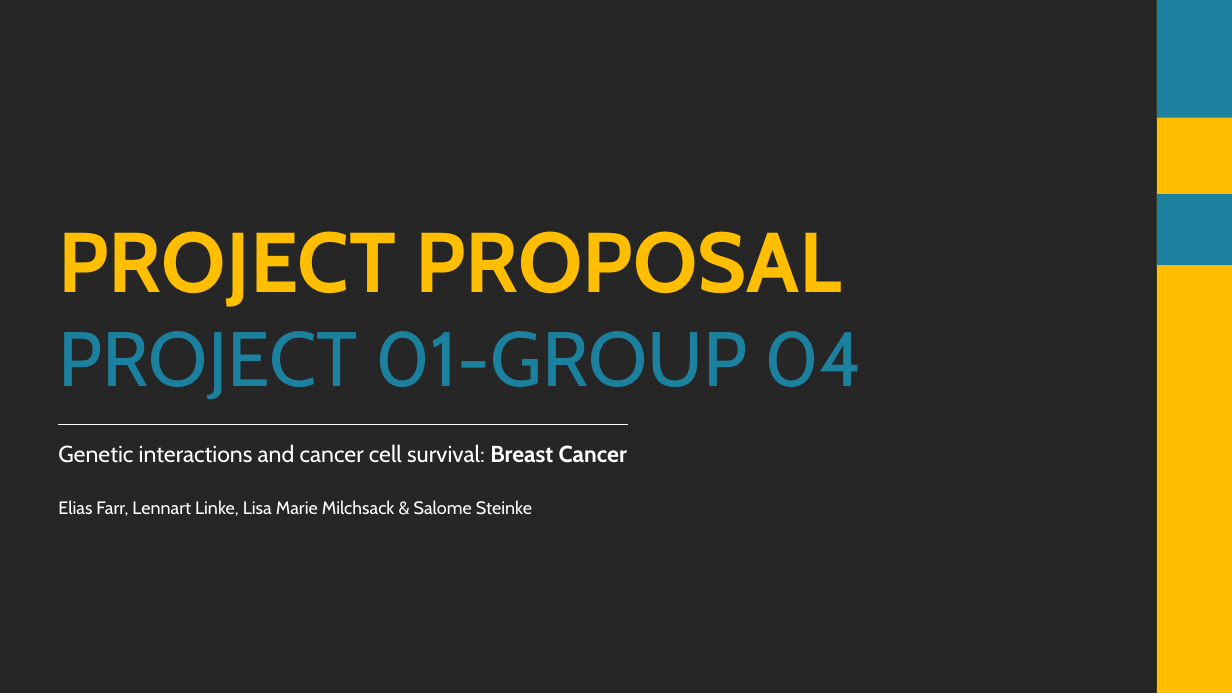
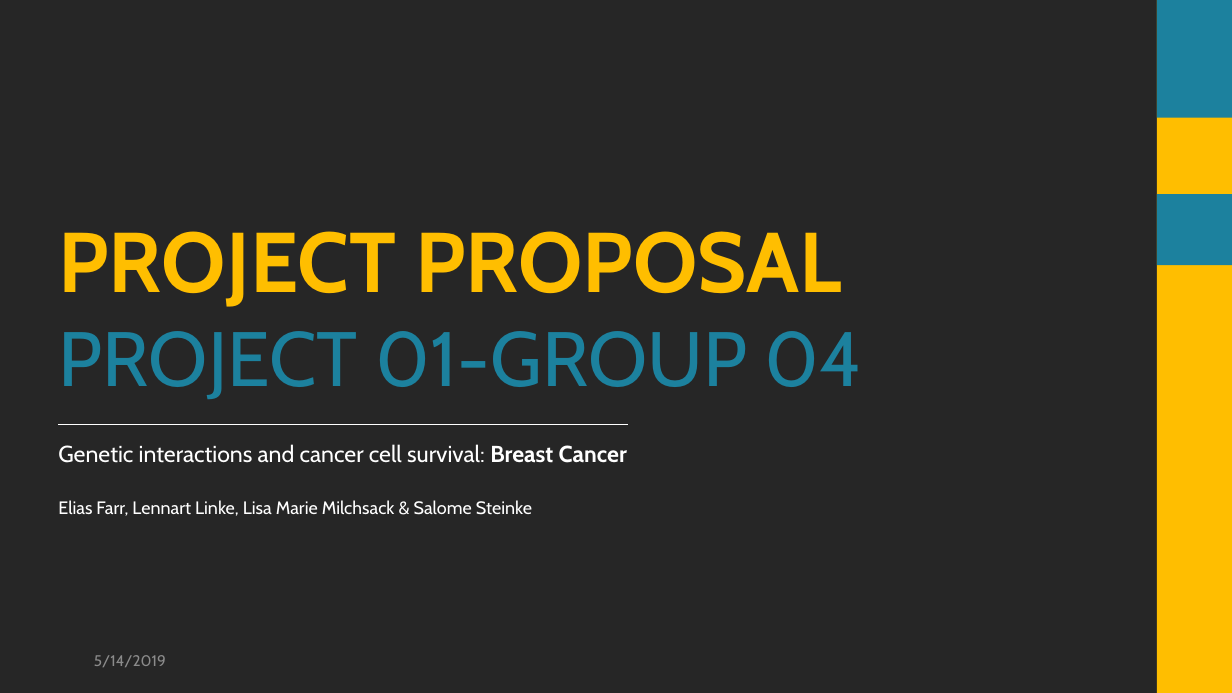
Before and after one commit to datascience-mobi/group-04-project-1-4, a slide deck: slide 1 of Project proposal_presentation_V1.pptx. Drawn at 1232x693 pixels with LibreOffice and Linux fonts; fonts in the diff are those of the drawing; background and template pictures are left out; a plain dark background stands for a picture behind light text. Boxes give left, top, right and bottom in pixels: in the first picture for what was removed or moved away, otherwise in the second. Text is boxed around its words. In the diff, an @@ line names an element or a change of style, - is before the commit and + after.

```diff
--- a/Project proposal_presentation_V1.pptx
+++ b/Project proposal_presentation_V1.pptx
@@ text added at (94,655,166,667), 12 pt, text #8C8C8C @@
+5/14/2019
```
Also in this commit, not shown: 5 other slides changed.
